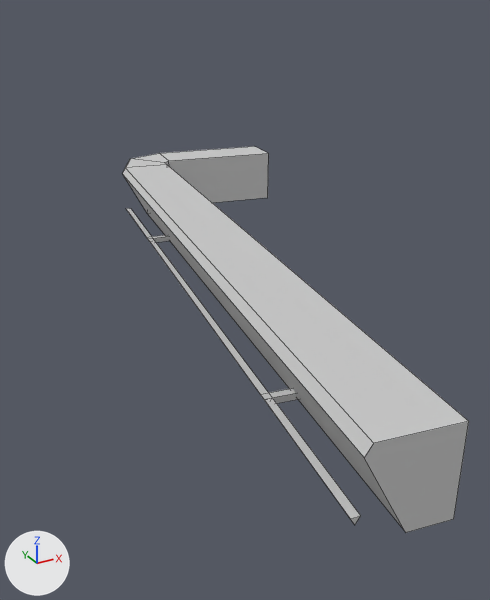
One commit to the FBX model Assets/Models/Terrain/NuclearBar/nb_bar.FBX: the scene before it, then after it.
One viewpoint serves both versions: a camera (50 mm lens) standing at (11.18, -24.74, 1.25) and looking at (19.29, -9.98, -6.13). Lighting does not change. The marker at lower left points along +X, +Y and +Z. Mesh edges are drawn as thin lines. Where no turn or scale is listed for an object, it has been applied to the vertices.

In view in the first picture: 'Bar'.
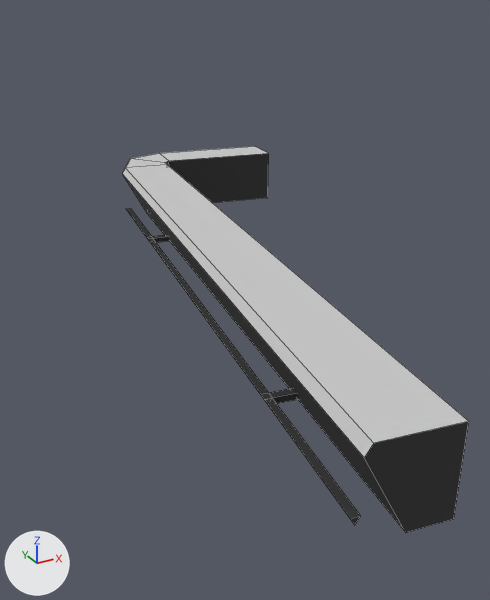
Changed parts and their boxes (x1, y1, x2, y2) in the pictures (490 x 600 px):
part 1 of me_mesh, recoloured (grey to black)
    both: (123, 153, 469, 533)

The change, as a diff of the scene's bpy script:
```diff
--- a/Assets/Models/Terrain/NuclearBar/nb_bar.FBX.py
+++ b/Assets/Models/Terrain/NuclearBar/nb_bar.FBX.py
@@ mat_dark_grey @@
+mat_dark_grey = principled_material('dark grey')
+mat_dark_grey.base_color = (0.0314, 0.0314, 0.0314)  # black #323232
+mat_dark_grey.roughness = 0.859
@@ me_mesh @@
 me_mesh.from_pydata(...)  # 51 vertices, 47 faces; spans x -2.1..6.5, y -8.5..10.4, z -0.8..0.8
 # used by ob_bar; location = (18.1, -10.82, -4.83)
+# me_mesh part 1: all 39 faces centred in x -1.9..6.4, y -8.4..9.8, z -0.8..0.1 switch from mat_stuff (light grey #cacaca) to mat_dark_grey (black #323232)
```
